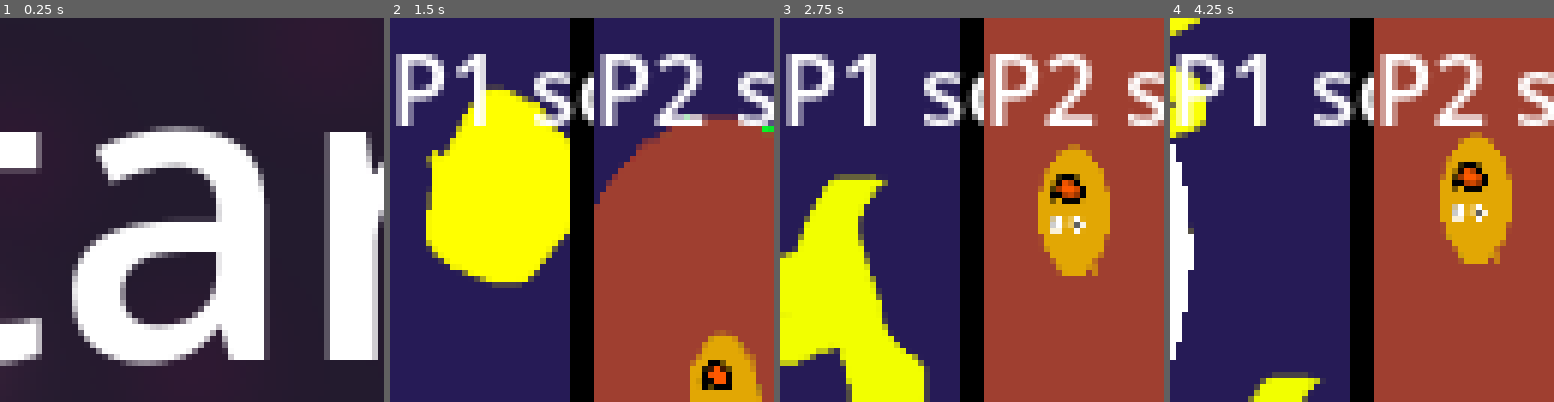
Above: before the commit, frames 1-4 (left to right).
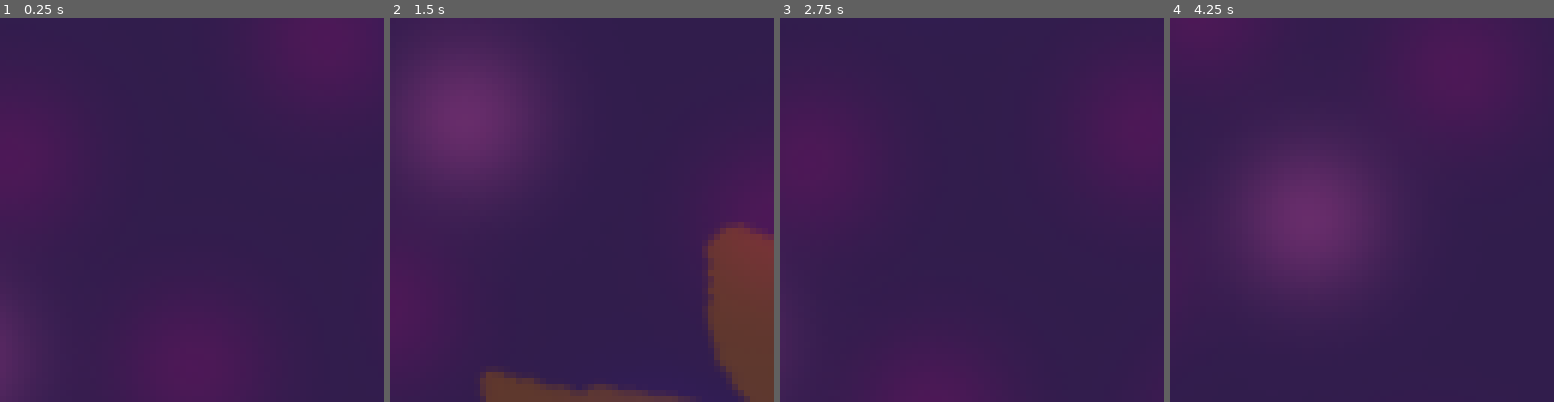
Above: after the commit, the same moments.

Repository: real-chicken-master/GDD112TempName
Game: Godot game, scene res://titleScreen/title_screen.tscn
Two runs of this game, one before a commit and one after it. Both use one fixed random seed, a clock stepped at 60 frames per second and the inputs below.
Inputs (mouse positions are in pixels of both pictures, inside the frame that each line leads up to):
- Up to frame 1 (0.25 s): no input
- Up to frame 2 (1.5 s): click (551, 198) at 0.5 s, where only the run before the commit has a clickable "start"; hold D (right1) from 1.28 s (still down); tap Down (down2) at 1.35 s
- Up to frame 3 (2.75 s): keep holding D (right1); tap W (up1) at 1.52, 2.27 s; tap Left (left2) at 2.1 s
- Up to frame 4 (4.25 s): release D (right1) at 2.78 s; hold A (left1) 2.78-3.53 s; tap Right (right2) at 2.85 s; hold D (right1) from 3.53 s (still down); tap Up (up2) at 3.6 s; tap W (up1) at 3.77 s

The runs differ from the first frame. In frame 1, 99% of the frame differs, in the area x 0-100%, y 0-100%; in frame 2, 75%; in frame 3, 77%; in frame 4, 78%.

Commit message:
gamenaemes

Diff:
--- a/titleScreen/title_screen.tscn
+++ b/titleScreen/title_screen.tscn
@@ -34,15 +34,15 @@
 
 [node name="Button" type="Button" parent="."]
 layout_mode = 1
-anchors_preset = 8
+anchors_preset = -1
 anchor_left = 0.5
 anchor_top = 0.5
 anchor_right = 0.5
 anchor_bottom = 0.5
 offset_left = -103.0
-offset_top = -61.0
+offset_top = 179.0
 offset_right = 93.0
-offset_bottom = 57.0
+offset_bottom = 287.0
 grow_horizontal = 2
 grow_vertical = 2
 
@@ -58,4 +58,23 @@
 horizontal_alignment = 1
 vertical_alignment = 1
 
+[node name="Label" type="Label" parent="."]
+layout_mode = 1
+anchors_preset = -1
+anchor_left = 0.5
+anchor_top = 0.5
+anchor_right = 0.5
+anchor_bottom = 0.5
+offset_left = -1214.5
+offset_top = -485.0
+offset_right = 1214.5
+offset_bottom = 171.0
+grow_horizontal = 2
+grow_vertical = 2
+theme_override_font_sizes/font_size = 160
+text = "BRAIN GESTICULATE"
+horizontal_alignment = 1
+vertical_alignment = 1
+metadata/_edit_use_anchors_ = true
+
 [connection signal="button_down" from="Button" to="." method="_on_button_button_down"]
Not shown: 1 places in titleScreen/title_screen.tscn that only renumber resources
